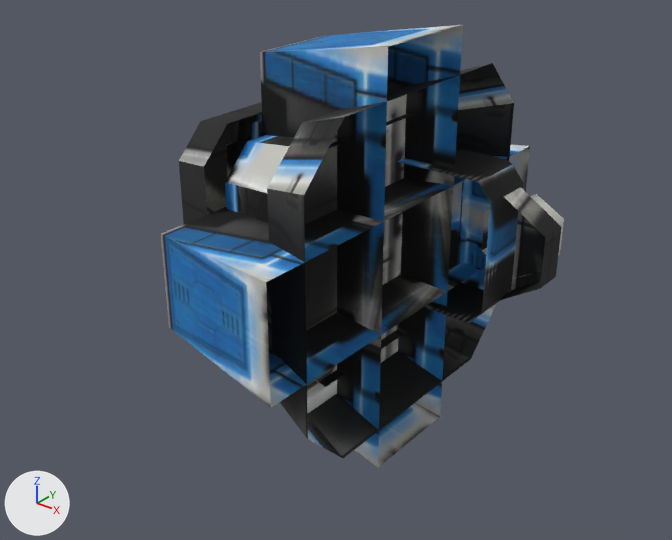
Two versions of the glTF model docs/assets/models/f1_bld_tower.glb, one commit apart.
Rendered twice from a 50 mm camera at (1.78, -2.74, 1.54) aimed at (-0.13, -0.35, 0.06). The lights are fixed; the arrows at lower left show +X, +Y and +Z. The picture after the commit comes second. Vertices at exactly the same position are counted once.

Names of what the first picture shows: 'tower_mesh'.
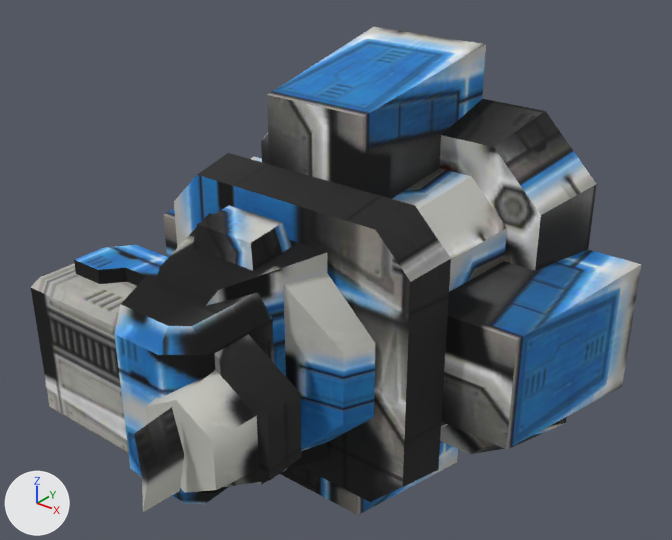
Edits to the bpy script that builds the scene:
```text
Change me_tower:
    used by ob_tower_mesh; parent = ob_tower; location = (0.0, 0.0, 0.0)
    remove me_tower.from_pydata(...)  # 170 vertices, 224 faces; spans x -0.39..1.0, y -0.86..0.85, z -0.86..0.86
    add me_tower.from_pydata(...)  # 170 vertices, 224 faces; spans x -0.86..0.86, y 0.0..1.54, z -0.85..0.86
    me_tower part 1: the loose piece of 8 vertices spanning x 0.63..0.77, y -0.31..0.31, z 0.15..0.38 is multiplied about its middle by the matrix ((0.0, 0.0, -1.0), (1.0, 0.0, 0.0), (0.0, -1.0, 0.0)), then moved by (-0.96, 0.87, -0.26)
    me_tower part 2: the loose piece of 12 vertices spanning x 0.63..1.0, y -0.37..0.37, z -0.29..0.2 is multiplied about its middle by the matrix ((0.0, 0.0, -1.0), (1.0, 0.0, 0.0), (0.0, -1.0, 0.0)), then moved by (-0.77, 0.99, 0.05)
    me_tower part 3: the loose piece of 8 vertices spanning x 0.66..0.83, y -0.45..-0.35, z -0.17..0.09 is multiplied about its middle by the matrix ((0.0, 0.0, -1.0), (1.0, 0.0, 0.0), (0.0, -1.0, 0.0)), then moved by (-0.7, 1.32, 0.44)
    me_tower part 4: the loose piece of 28 vertices spanning x -0.2..0.45, y -0.3..0.3, z 0.16..0.5 is turned -90 degrees about the x axis through its middle, then moved by (0.03, 1.19, -0.33)
    me_tower part 5: the loose piece of 12 vertices spanning x -0.35..-0.05, y -0.18..0.18, z 0.39..0.54 is turned -90 degrees about the x axis through its middle, then moved by (0.03, 1.32, -0.47)
    me_tower part 6: the loose piece of 14 vertices spanning x 0.1..0.53, y -0.25..0.25, z 0.21..0.46 is turned -90 degrees about the x axis through its middle, then moved by (0.03, 1.19, -0.34)
    me_tower part 7: the loose piece of 8 vertices spanning x 0.35..0.48, y -0.14..0.14, z 0.03..0.07 is multiplied about its middle by the matrix ((0.0, 0.0, -1.0), (1.0, 0.0, 0.0), (0.0, -1.0, 0.0)), then moved by (-0.6, 1.48, -0.05)
    me_tower part 8: the loose piece of 16 vertices spanning x 0.62..0.78, y -0.51..0.51, z -0.51..0.51 is multiplied about the mesh origin by the matrix ((0.0, 0.0, -1.0), (1.0, 0.0, 0.0), (0.0, -1.0, 0.0))
    me_tower part 9: the loose piece of 8 vertices spanning x -0.39..-0.2, y -0.23..0.23, z 0.26..0.4 is turned -90 degrees about the x axis through its middle, then moved by (0.03, 1.18, -0.33)
    me_tower part 10: the loose piece of 8 vertices spanning x 0.0..0.62, y -0.86..0.85, z -0.23..0.23 is multiplied about the mesh origin by the matrix ((0.0, 0.0, -1.0), (1.0, 0.0, 0.0), (0.0, -1.0, 0.0))
    me_tower part 11: the loose piece of 8 vertices spanning x 0.0..0.62, y -0.23..0.23, z -0.86..0.86 is multiplied about the mesh origin by the matrix ((0.0, 0.0, -1.0), (1.0, 0.0, 0.0), (0.0, -1.0, 0.0))
    me_tower part 12: the loose piece of 8 vertices spanning x 0.66..0.83, y 0.35..0.45, z -0.17..0.09 is multiplied about its middle by the matrix ((0.0, 0.0, -1.0), (1.0, 0.0, 0.0), (0.0, -1.0, 0.0)), then moved by (-0.7, 0.51, -0.36)
    me_tower part 13: the loose piece of 16 vertices spanning x 0.0..0.23, y -0.67..0.67, z -0.67..0.67 is multiplied about the mesh origin by the matrix ((0.0, 0.0, -1.0), (1.0, 0.0, 0.0), (0.0, -1.0, 0.0))
    me_tower part 14: the loose piece of 16 vertices spanning x 0.19..0.6, y -0.49..0.49, z -0.49..0.49 is multiplied about the mesh origin by the matrix ((0.0, 0.0, -1.0), (1.0, 0.0, 0.0), (0.0, -1.0, 0.0))
Change ob_tower_mesh:
    remove ob_tower_mesh.parent = ob_tower
    ob_tower_mesh.location: (0.0, 0.0, 0.0) -> (0.0, 0.0, 0.015)
    ob_tower_mesh.rotation_euler: (0.0, 0.0, 0.0) -> (0.0, 0.0, 3.142)  # degrees (0, 0, 0) -> degrees (0, 0, 180)
```

What differs and where, as boxes [x1, y1, x2, y2] in the pictures (672 x 540 px; the box of a moved part takes in the faces that stretch with it):
'tower_mesh', reshaped, moved, turned: before [161, 25, 564, 467]; after [31, 27, 641, 515]
part 1 of me_tower, moved or reshaped (not visible before): after [284, 273, 375, 451]
part 2 of me_tower, moved or reshaped: before [225, 132, 263, 178]; after [155, 213, 328, 470]
part 3 of me_tower, moved or reshaped (not visible before): after [193, 205, 292, 270]
part 4 of me_tower, moved or reshaped: before [397, 149, 524, 323]; after [74, 245, 274, 504]
part 5 of me_tower, moved or reshaped: before [482, 194, 564, 279]; after [146, 370, 259, 493]
part 6 of me_tower, moved or reshaped (mostly hidden before): before [457, 180, 464, 265]; after [31, 264, 137, 454]
part 7 of me_tower, moved or reshaped (not visible before): after [134, 407, 184, 512]
part 8 of me_tower, moved or reshaped: before [179, 102, 263, 224]; after [174, 153, 451, 502]
part 9 of me_tower, moved or reshaped: before [495, 187, 562, 302]; after [214, 334, 302, 487]
part 10 of me_tower, moved or reshaped: before [260, 25, 463, 467]; after [267, 27, 486, 515]
part 11 of me_tower, moved or reshaped: before [161, 145, 530, 408]; after [163, 157, 641, 449]
part 12 of me_tower, moved or reshaped (mostly hidden afterwards): before [237, 114, 262, 142]; after [257, 470, 285, 484]
part 13 of me_tower, moved or reshaped: before [267, 63, 514, 458]; after [261, 99, 597, 454]
part 14 of me_tower, moved or reshaped: before [225, 114, 415, 387]; after [392, 168, 507, 428]
